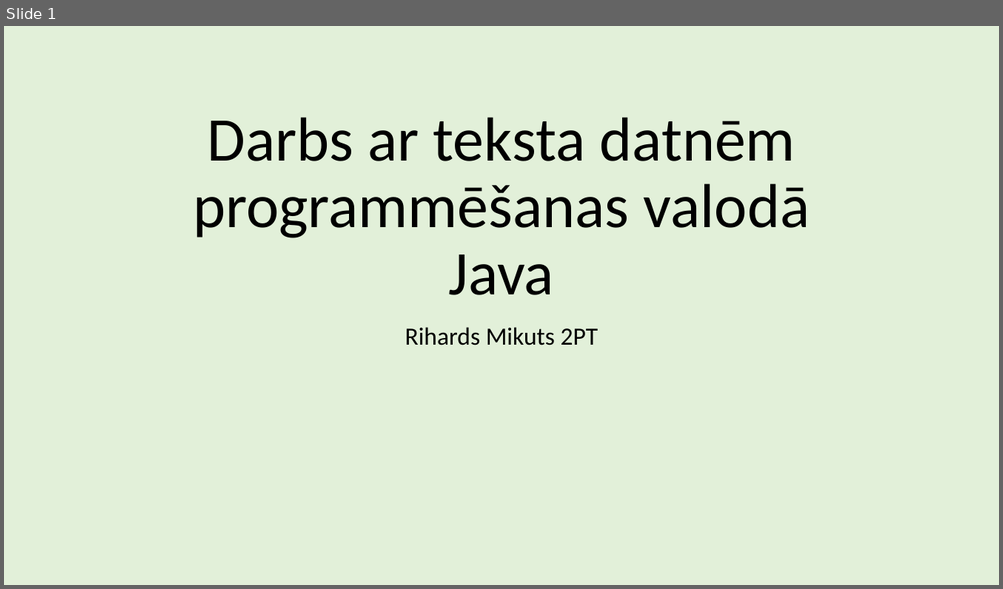
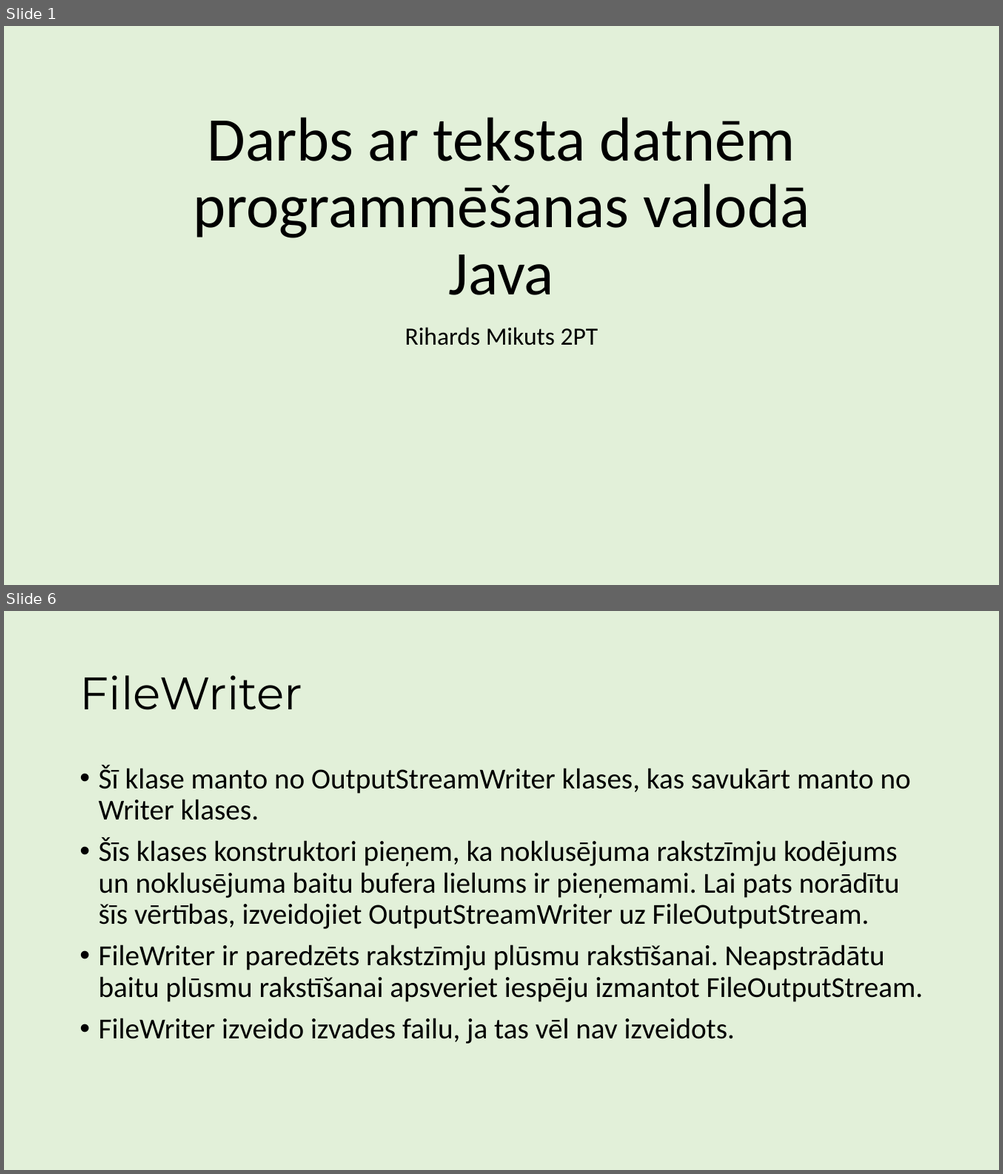
Before and after one commit to ricciss/TekstaDatnes, a slide deck: MacibuMaterials.pptx. Shown one above the other, each under a label of ours: slide 1 before the commit, slides 1 and 6 after it; the slides between them are not shown. The pictures are 1003x589 and 1003x1174 pixels, drawn with LibreOffice and Linux fonts; fonts in the diff are those of the drawing. Boxes give left, top, right and bottom in pixels: in the first picture for what was removed or moved away, otherwise in the second. Text is boxed around its words. In the diff, an @@ line names an element or a change of style, - is before the commit and + after.

Commit message:
Izveidota informācija par pakotni un FileWriter

```diff
--- a/MacibuMaterials.pptx
+++ b/MacibuMaterials.pptx
@@ slide 6 added at [4,611,999,1170], background #E2F0D9 @@
@@ title added at [79,675,302,710], 44 pt, text #000000 @@
+FileWriter
@@ text added at [99,765,923,1044], 28 pt, text #000000 @@
+• Šī klase manto no OutputStreamWriter klases, kas savukārt manto no Writer klases.
+• Šīs klases konstruktori pieņem, ka noklusējuma rakstzīmju kodējums un noklusējuma baitu bufera lielums ir pieņemami. Lai pats norādītu šīs vērtības, izveidojiet OutputStreamWriter uz FileOutputStream.
+• FileWriter ir paredzēts rakstzīmju plūsmu rakstīšanai. Neapstrādātu baitu plūsmu rakstīšanai apsveriet iespēju izmantot FileOutputStream.
+• FileWriter izveido izvades failu, ja tas vēl nav izveidots.
```
Also in this commit, not shown: 1 slide changed, 7 other slides added.
